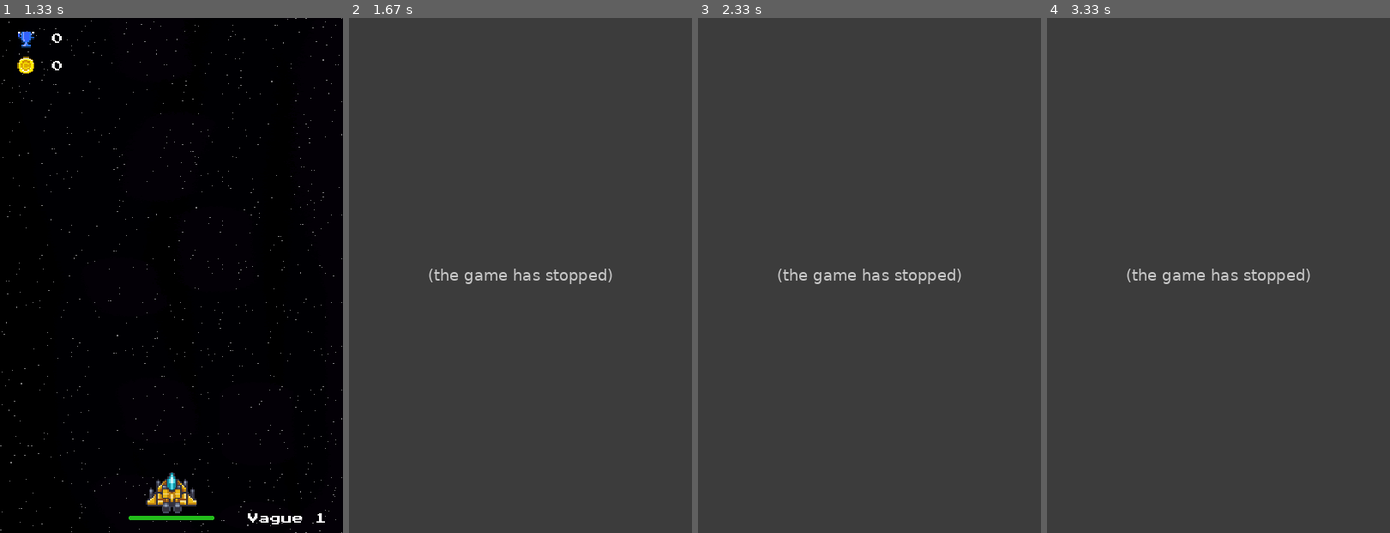
Above: before the commit, frames 1-4 (left to right).
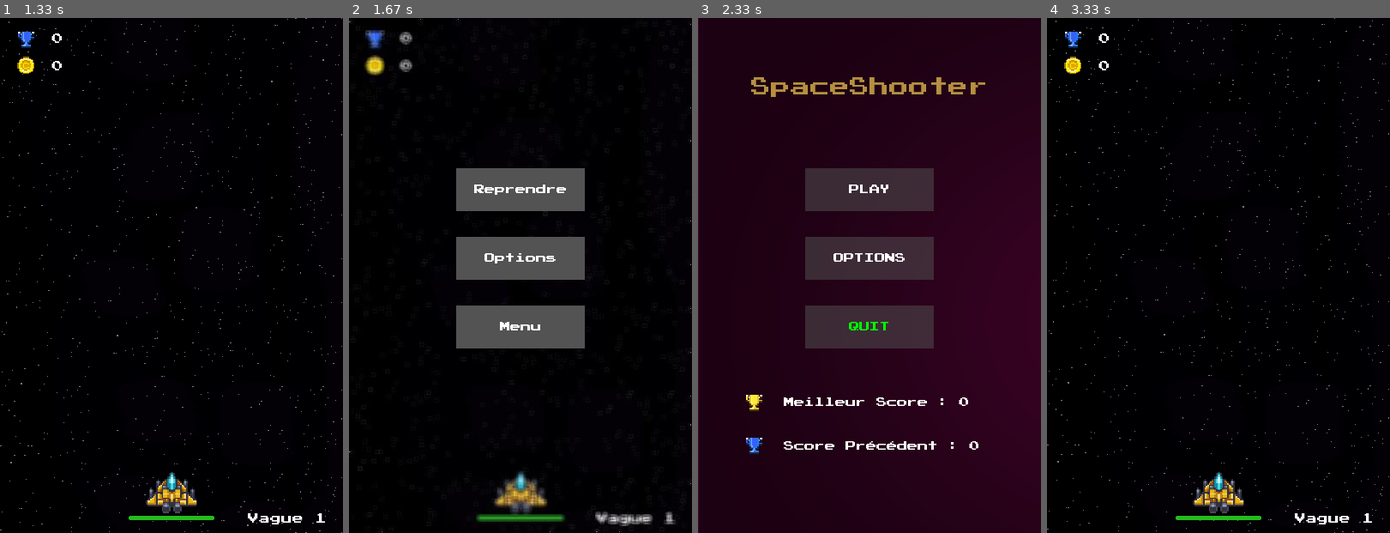
Above: after the commit, the same moments.

Repository: Fabien-crypto/SpaceShooter
Game: pygame game, started from main.py
The game is run twice, just before and just after one commit, with the same random seed, the same clock (stepped at 60 frames per second) and the same inputs.
Inputs (mouse positions are in pixels of both pictures, inside the frame that each line leads up to):
- Up to frame 1 (1.33 s): click (171, 115) at 0.38 s; type "ann" at 0.67 s; tap Enter at 1 s; click "PLAY" at 1.27 s
- Up to frame 2 (1.67 s): hold Esc from 1.55 s (still down); move the mouse to (554, 388) at 1.58 s
- Up to frame 3 (2.33 s): release Esc at 2.02 s; click (910, 321) at 2.15 s
- Up to frame 4 (3.33 s): click (1225, 100) at 2.48 s; click (1208, 187) at 3.32 s

Frame 1 is identical in both runs. In frame 2, 91% of the frame differs, in the area x 0-100%, y 0-100%; in frame 3, 91%; in frame 4, 100%.
Error before the commit: ValueError: unknown file extension: .jpygame (main.py line 1003); the game stopped at 1.55 s (later frames are placeholders)

Commit message:
dernière de chez dernière de chez deernière version finaaaaaaaaaaaaaaaaaaaale

Diff:
--- a/initalisation.txt
+++ /dev/null
@@ -1,6 +0,0 @@
-0
-0
-0
-0
-0
-0
--- a/main.py
+++ b/main.py
@@ -561,7 +561,7 @@
                     if menu == "menu":
                         return 0
                     else :
-                        BG2 = pygame.image.load("assets/menu/blurrybg.jpygame")
+                        BG2 = pygame.image.load("assets/menu/blurrybg.jpg")
                         screen.blit(BG2, (0, 0))
                         return 0
             if event.type == pygame.MOUSEBUTTONDOWN:
@@ -569,7 +569,7 @@
                     if menu == "menu":
                         return 0
                     else:
-                        BG2 = pygame.image.load("assets/menu/blurrybg.jpygame")
+                        BG2 = pygame.image.load("assets/menu/blurrybg.jpg")
                         screen.blit(BG2, (0, 0))
                         return 0
 
@@ -997,11 +997,11 @@
                 if event.key==pygame.K_ESCAPE:
                     mixer.music.pause()
                     score = game.player.score
-                    pygame.image.save(screen,"assets/menu/currentbg.jpygame")
-                    OriImage = Image.open('assets/menu/currentbg.jpygame')
+                    pygame.image.save(screen,"assets/menu/currentbg.jpg")
+                    OriImage = Image.open('assets/menu/currentbg.jpg')
                     blurImage = OriImage.filter(ImageFilter.BLUR)
-                    blurImage.save('assets/menu/blurrybg.jpygame')
-                    BG2 = pygame.image.load('assets/menu/blurrybg.jpygame')
+                    blurImage.save('assets/menu/blurrybg.jpg')
+                    BG2 = pygame.image.load('assets/menu/blurrybg.jpg')
                     screen.blit(BG2, (0, 0))
                     listkeys = [pygame.K_DOWN,pygame.K_UP,pygame.K_RIGHT,pygame.K_SPACE,pygame.K_LEFT,pygame.K_s,pygame.K_z,pygame.K_q,pygame.K_d]
                     for key in listkeys:
Not shown, changed: assets/menu/currentbg.jpygame
